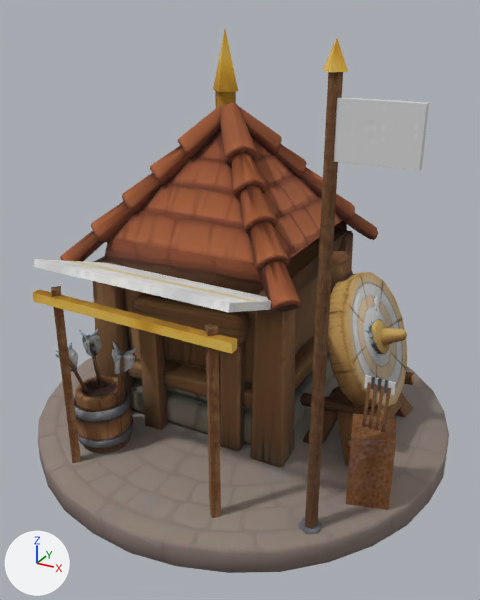
The glTF model assets/structures/range.glb as it was, and as the next commit left it.
The view is the same before and after, from a camera (50 mm lens) standing at (2.07, -3.91, 3.01) and looking at (0.02, -0.18, 1.14). The lights are fixed; the arrows at lower left show +X, +Y and +Z. The picture after the commit comes second. Where no turn or scale is listed for an object, it has been applied to the vertices.

The older version as bpy lines, for what is in view:
```python
me_level2_range = bpy.data.meshes.new('level2_range')
me_level2_range.from_pydata(...)  # 113 vertices, 166 faces; spans x -0.85..1.31, y -1.23..0.3, z 0.18..2.89
# faces by material slot: [56, 12, 38, 12, 48]
me_level2_range.materials.append(mat_wood)
me_level2_range.materials.append(mat_team_paint)
me_level2_range.materials.append(mat_gold)
me_level2_range.materials.append(mat_leather)
me_level2_range.materials.append(mat_feather)
me_range = bpy.data.meshes.new('range')
me_range.from_pydata(...)  # 2702 vertices, 5266 faces; spans x -1.6..1.5, y -1.55..1.55, z 0.0..2.42
# faces by material slot: [4952, 314]
me_range.materials.append(mat_range_skin)
me_range.materials.append(mat_team_range)
me_spin_range = bpy.data.meshes.new('spin_range')
me_spin_range.from_pydata(...)  # a box spanning x 0.02..0.42, y -0.02..0.02, z -0.14..0.14
me_spin_range.materials.append(mat_team_cloth)
ob_level2_range = bpy.data.objects.new('level2_range', me_level2_range)
ob_level2_range.location = (0.0, 0.0, 0.0)
ob_range = bpy.data.objects.new('range', me_range)
ob_range.location = (0.0, 0.0, 0.0)
ob_spin_range = bpy.data.objects.new('spin_range', me_spin_range)
ob_spin_range.location = (0.95, -1.0, 2.5)
# also in view: 'range_mast' at (0.95, -1.0, 1.5)
```
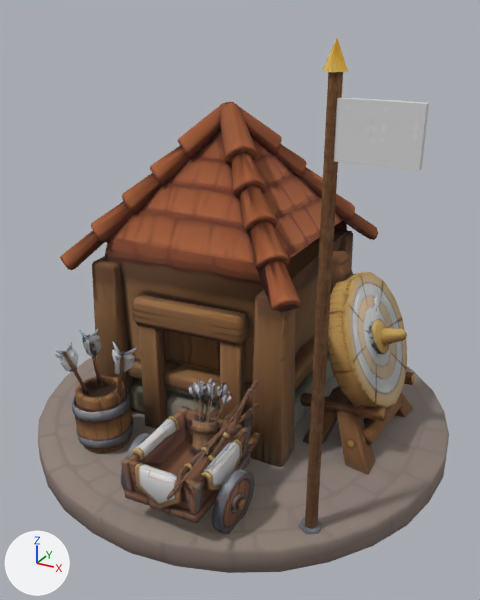
Patch to the scene script:
```diff
--- a/assets/structures/range.glb.py
+++ b/assets/structures/range.glb.py
@@ img_addon_cart_tex @@
+img_addon_cart_tex = load_image('addon_cart_tex', '_unpacked/addon_cart_tex', 256, 256, 'sRGB')
@@ mat_addon_cart_skin @@
+mat_addon_cart_skin = bpy.data.materials.new('addon_cart_skin')
+# uses the picture img_addon_cart_tex
@@ mat_team_addon_cart @@
+mat_team_addon_cart = bpy.data.materials.new('team_addon_cart')
+# uses the picture img_addon_cart_tex
@@ me_addon_cart @@
+me_addon_cart.from_pydata(...)  # 1767 vertices, 2200 faces; spans x -0.402..0.402, y -0.676..0.674, z -0.001..0.721
+# faces by material slot: [1934, 266]
+me_addon_cart.materials.append(mat_addon_cart_skin)
+me_addon_cart.materials.append(mat_team_addon_cart)
@@ ob_level2_range @@
-ob_level2_range = bpy.data.objects.new('level2_range', me_level2_range)
+ob_level2_range = bpy.data.objects.new('level2_range', None)
 ob_level2_range.location = (0.0, 0.0, 0.0)
@@ ob_addon_cart @@
+ob_addon_cart = bpy.data.objects.new('addon_cart', me_addon_cart)
+ob_addon_cart.location = (0.2, -1.0, 0.162)
```

Boxes (x1, y1, x2, y2) around the edits, measured in the pictures (480 x 600 px):
'level2_range', no longer drawn: before (33, 30, 396, 518)
    faces in mat_team_paint: (34, 259, 271, 312)
    faces in mat_wood: (51, 286, 391, 518)
    faces in mat_gold: (33, 30, 238, 354)
    faces in mat_leather: (346, 413, 396, 510)
    faces in mat_feather: (364, 375, 396, 395)
'addon_cart', added: after (121, 378, 260, 534)
    faces in mat_addon_cart_skin: (121, 380, 260, 534)
    faces in mat_team_addon_cart: (126, 378, 246, 508)
